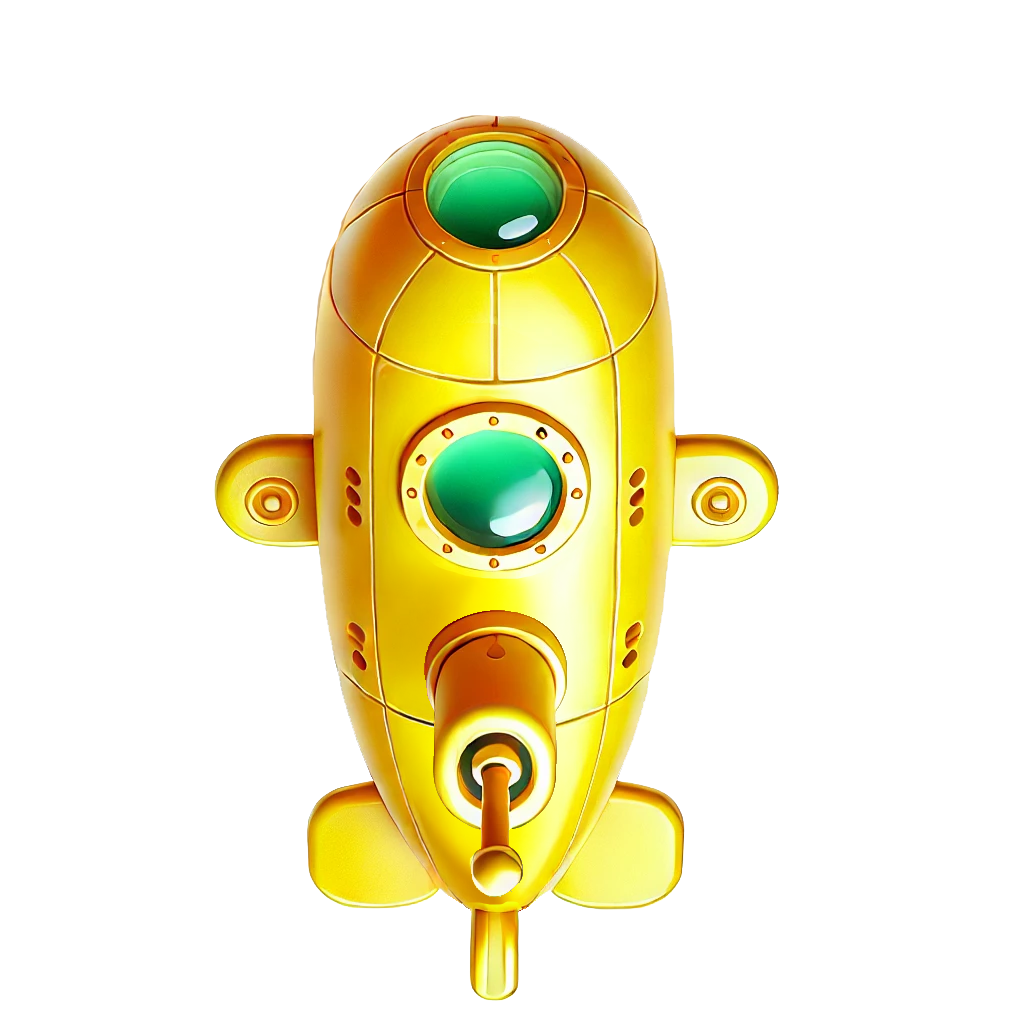
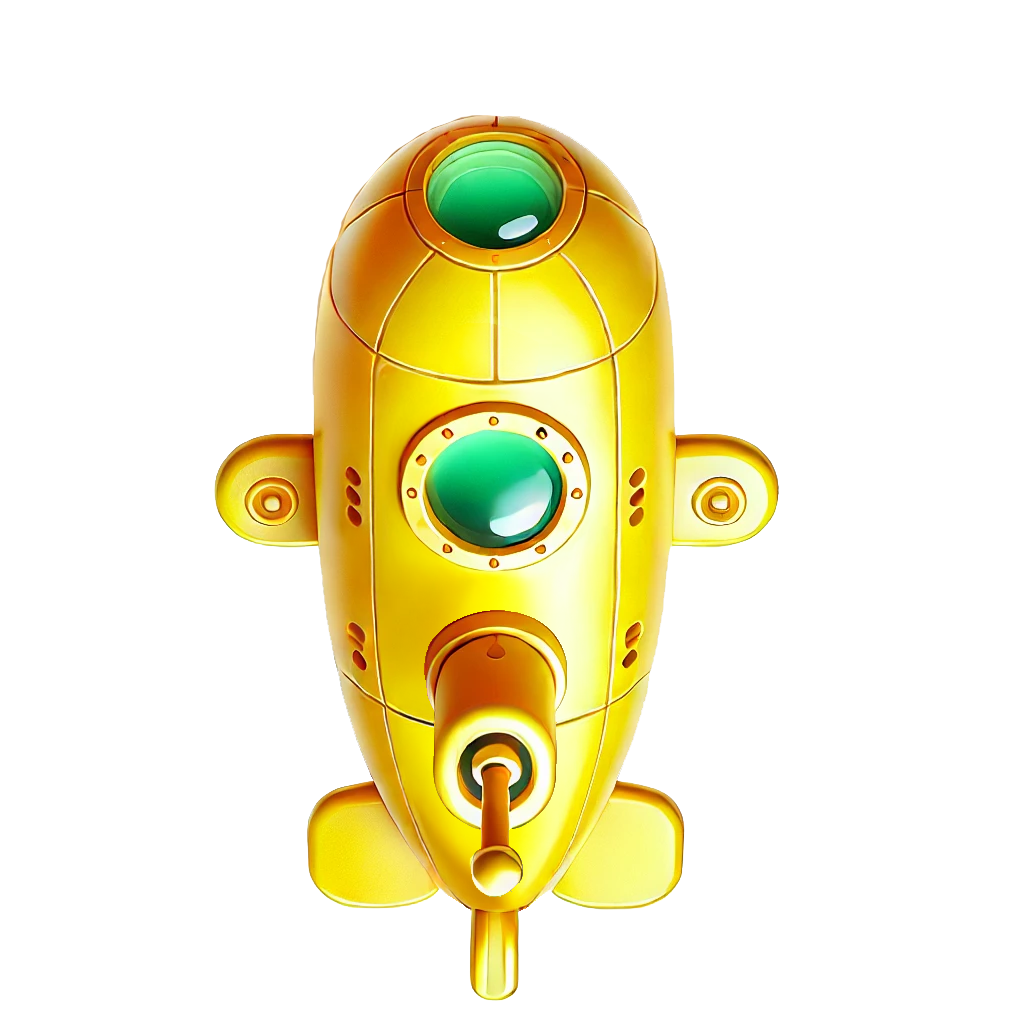
The second 1024x1024 image is a revision of the first. Changes to its layers:
painted on "Layer 3" over (669, 428, 676, 552)
painted on "Layer 4" over (312, 428, 323, 555)
painted on "Layer 6" over (537, 774, 620, 898)
painted on "Layer 7" over (367, 766, 449, 893)
painted on "Layer 8" over (461, 901, 523, 915)
painted on "Layer 9" over (388, 395, 601, 579)
painted on "Layer 10" over (370, 774, 620, 915)
painted on "Generative Fill 2" over (309, 427, 676, 549)
